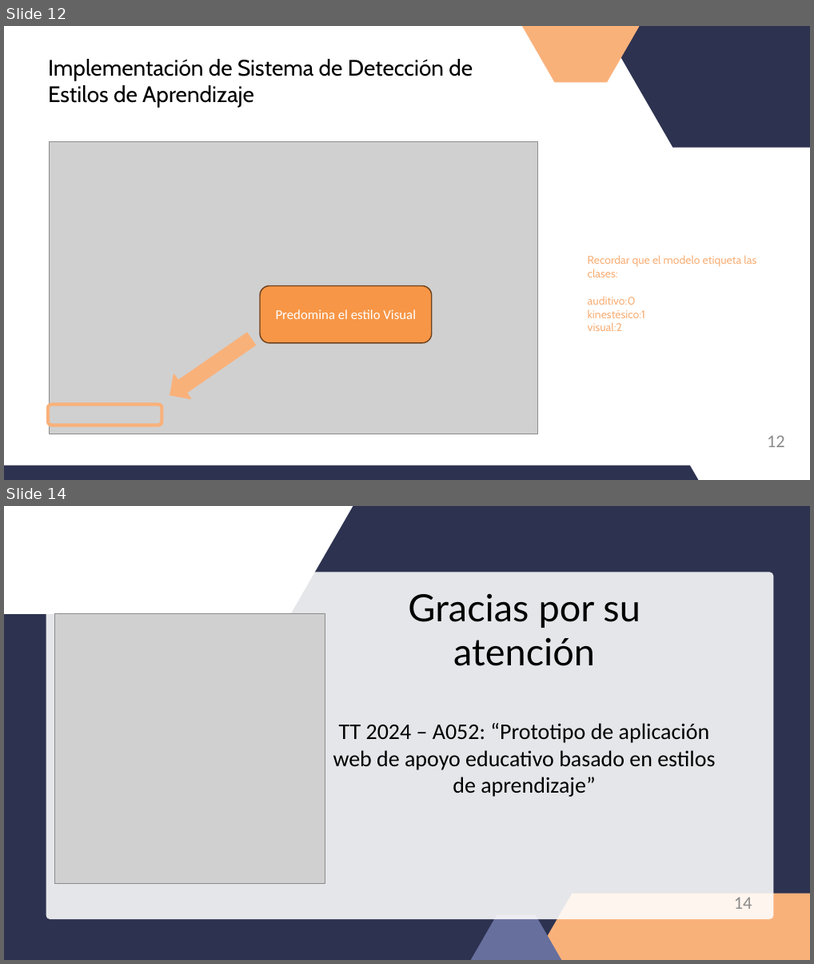
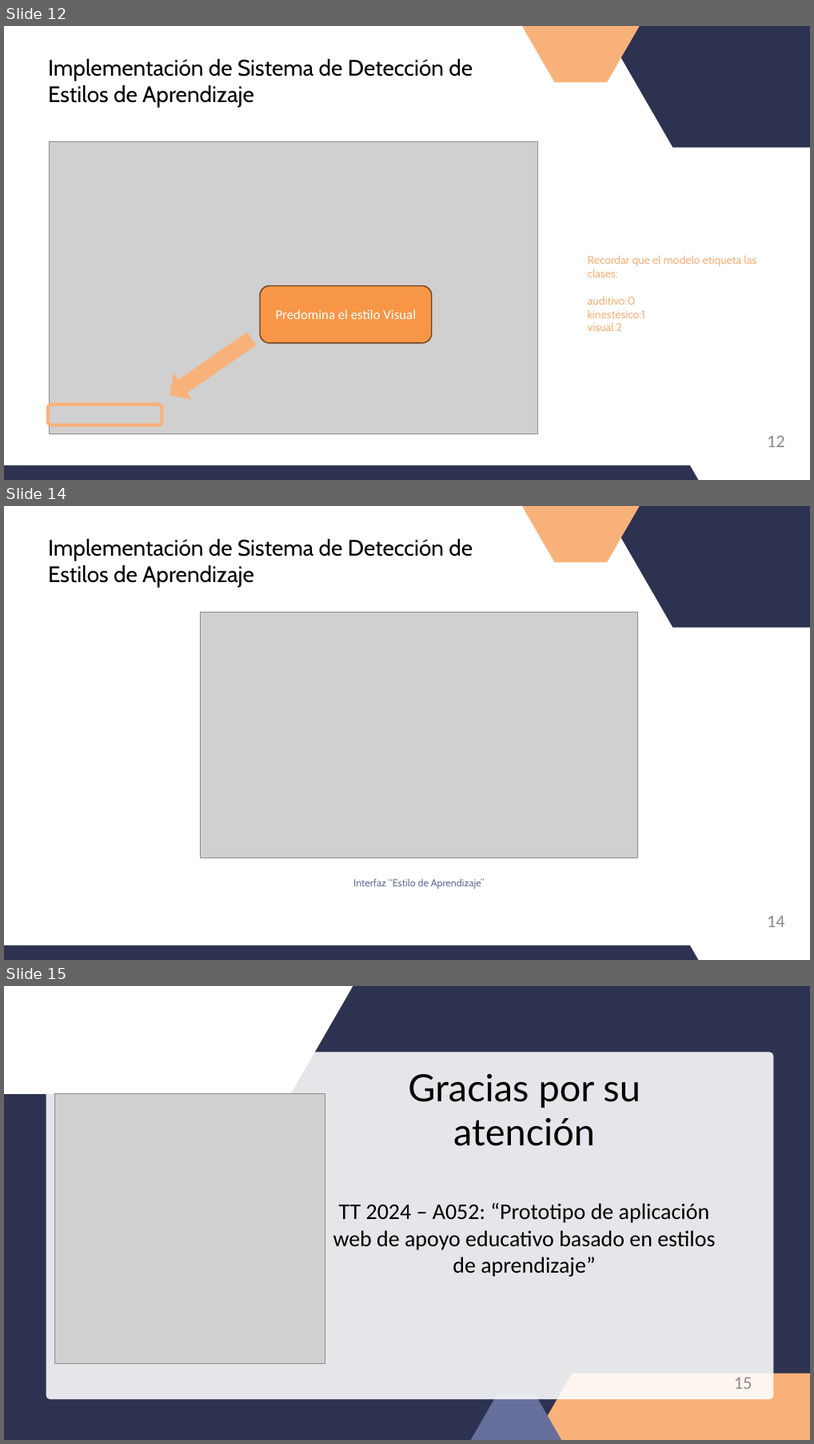
Before and after one commit to KuzeDavid/DIANDA, a slide deck: PPTT_DIANDA_II.pptx. Shown one above the other, each under a label of ours: slides 12 and 14 before the commit, slides 12, 14 and 15 after it; the slides between them are not shown. The pictures are 814x964 and 814x1444 pixels, drawn with LibreOffice and Linux fonts; fonts in the diff are those of the drawing; grey boxes stand for pictures. Boxes give left, top, right and bottom in pixels: in the first picture for what was removed or moved away, otherwise in the second. Text is boxed around its words. In the diff, an @@ line names an element or a change of style, - is before the commit and + after.

```diff
--- a/PPTT_DIANDA_II.pptx
+++ b/PPTT_DIANDA_II.pptx
@@ slide 14 added at [4,506,810,960], background #FFFFFF @@
@@ freeform shape added at [517,506,646,563], fill #F9B17A @@
@@ freeform shape added at [603,506,810,628], fill #2D3250 @@
@@ text added at [48,539,473,588], 40 pt, text #000000 @@
+Implementación de Sistema de Detección de Estilos de Aprendizaje
@@ picture added at [200,612,638,857] @@
@@ text added at [354,878,485,888], 18 pt, text #676F9D @@
+Interfaz “Estilo de Aprendizaje”
@@ page number added at [767,915,786,927], 32 pt, text #8C8C8C @@
+14
@@ freeform shape added at [4,944,715,960], fill #2D3250 @@
@@ what was slide 14 is now slide 15 @@
@@ page number at [734,1376,753,1388]: text changed @@
-14
+15
```
Also in this commit, not shown: 1 slide changed, 30 other files.
